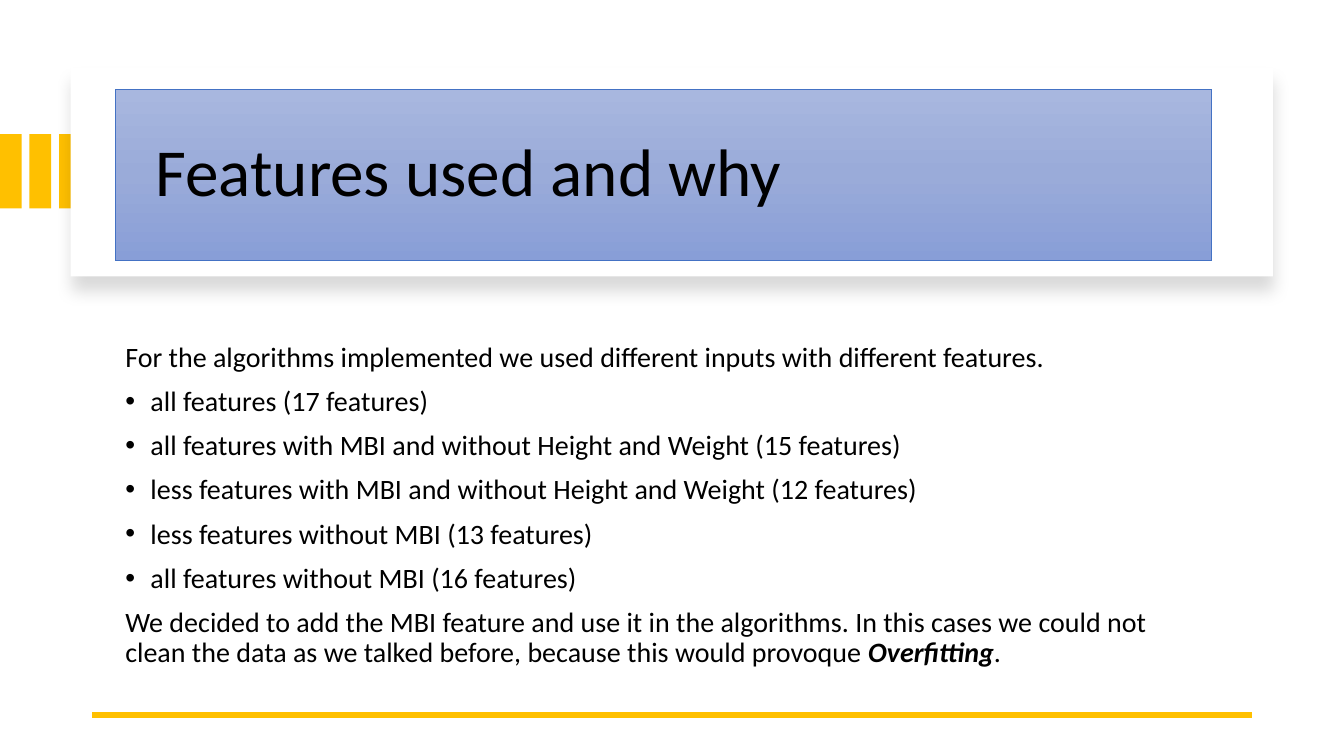
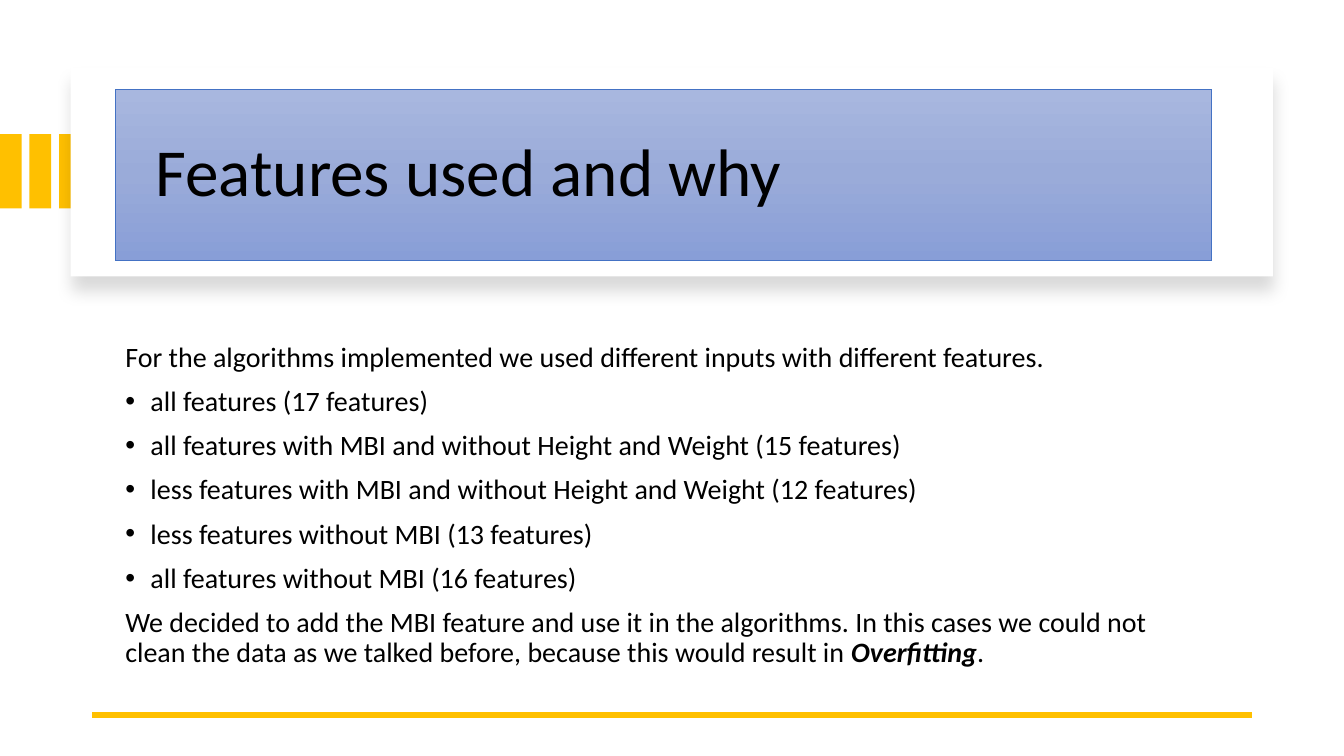
Before and after one commit to Eduardoramos123/IA_Projeto2, a slide deck: slide 4 of docs/final_report.pptx. Drawn at 1344x756 pixels with LibreOffice and Linux fonts; fonts in the diff are those of the drawing. Boxes give left, top, right and bottom in pixels: in the first picture for what was removed or moved away, otherwise in the second. Text is boxed around its words. In the diff, an @@ line names an element or a change of style, - is before the commit and + after.

```diff
--- a/docs/final_report.pptx
+++ b/docs/final_report.pptx
@@ text at (125,612,1146,667): text changed @@
-We decided to add the MBI feature and use it in the algorithms. In this cases we could not clean the data as we talked before, because this would provoque Overfitting.
+We decided to add the MBI feature and use it in the algorithms. In this cases we could not clean the data as we talked before, because this would result in Overfitting.
```
Also in this commit, not shown: 1 other slide changed, 1 other file.
